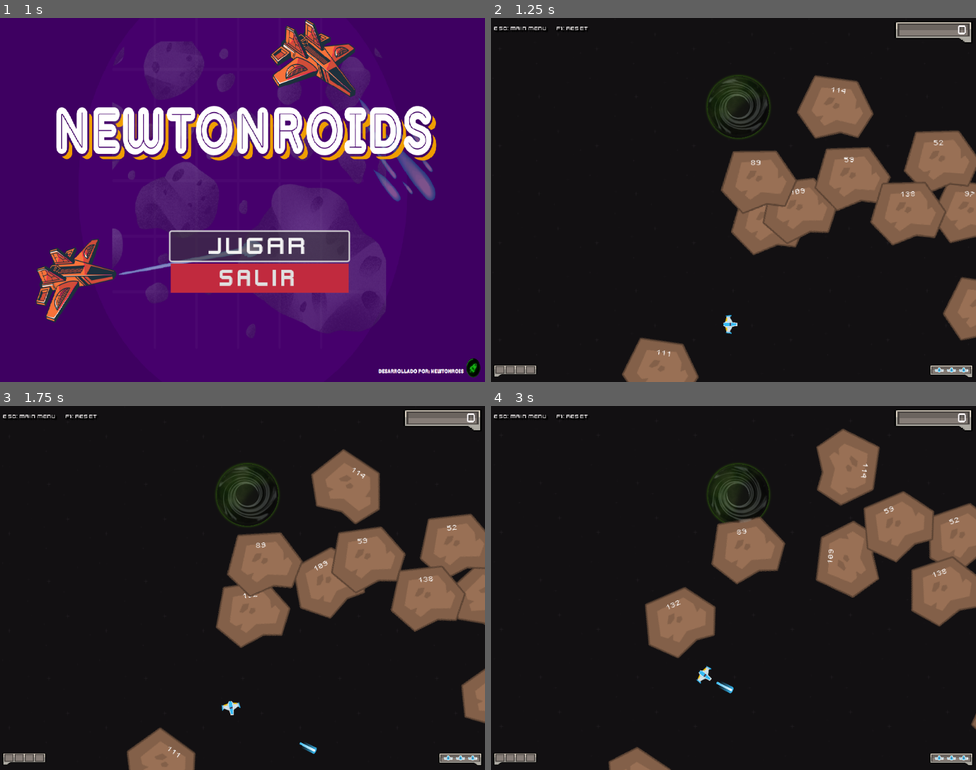
Above: before the commit, frames 1-4 (two rows, left to right).
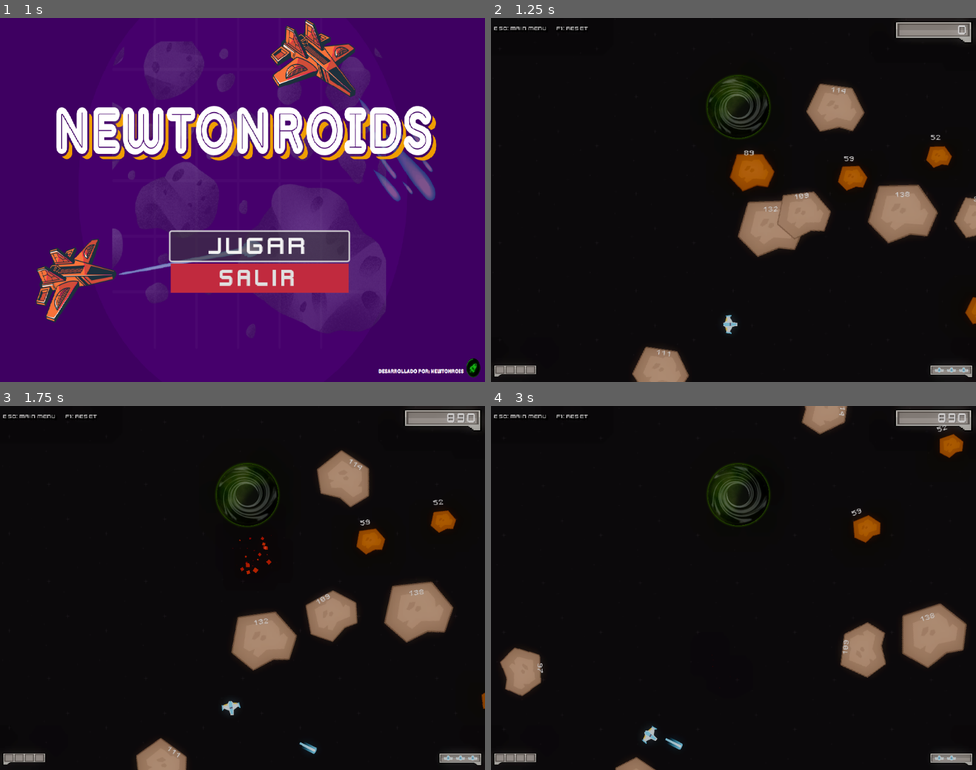
Above: after the commit, the same moments.

Repository: Francisco-Tovar/NewtonRoids
Game: Godot game, scene res://scenes/menu.tscn
Same seed, same stepped clock (60 frames per second), same inputs: the game is played once before the commit and once after it.
Inputs (mouse positions are in pixels of both pictures, inside the frame that each line leads up to):
- Up to frame 1 (1 s): click "Jugar" at 0.5 s
- Up to frame 2 (1.25 s): no input
- Up to frame 3 (1.75 s): move the mouse to (349, 569) at 1.27 s; hold Right (right) from 1.28 s (still down); tap Space (shoot) at 1.35 s
- Up to frame 4 (3 s): move the mouse to (636, 606) at 2.02 s; release Right (right) at 2.03 s; hold Left (left) 2.03-2.78 s; tap Space (shoot) at 2.1, 2.85 s; move the mouse to (782, 507) at 2.77 s; hold Right (right) from 2.78 s (still down)

Frame 1 is identical in both runs. In frame 2, 13% of the frame differs, in the area x 0-100%, y 1-100%; in frame 3, 16%; in frame 4, 18%, in the area x 0-100%, y 0-100%.
Error before the commit: Invalid assignment of property or key 'x' with value of type 'Vector2' on a base object of type 'Vector2'. (res://scripts/asteroid.gd:90)

Commit message:
Tovar (#12)
* tovar

ui lives and asteroids changes
game over

* explosions

Diff:
--- /dev/null
+++ b/scenes/ExplodeNode.tscn
@@ -0,0 +1,14 @@
+[gd_scene load_steps=3 format=3 uid="uid://dgj4f8euxeock"]
+
+[ext_resource type="Script" uid="uid://etxpd48c2p6x" path="res://scripts/explode.gd" id="1_0lenp"]
+
+[sub_resource type="CanvasItemMaterial" id="CanvasItemMaterial_1i16a"]
+resource_local_to_scene = true
+particles_animation = true
+particles_anim_h_frames = 1
+particles_anim_v_frames = 1
+particles_anim_loop = false
+
+[node name="explodesprite" type="Node2D"]
+material = SubResource("CanvasItemMaterial_1i16a")
+script = ExtResource("1_0lenp")
--- a/scenes/asteroid.tscn
+++ b/scenes/asteroid.tscn
@@ -4,8 +4,8 @@
 [ext_resource type="Texture2D" uid="uid://xs7p6pjo0hw6" path="res://assets/PNG/Meteors/meteorBrown_big1.png" id="1_akfqu"]
 [ext_resource type="FontFile" uid="uid://bktgvfiu6l3en" path="res://assets/Fonts/PixelOperator8.ttf" id="3_t4se3"]
 
-[sub_resource type="CircleShape2D" id="CircleShape2D_6mo6b"]
-radius = 16.0312
+[sub_resource type="CircleShape2D" id="CircleShape2D_t4se3"]
+radius = 42.107
 
 [node name="Asteroid" type="Area2D" groups=["Asteroid"]]
 script = ExtResource("1_6mo6b")
@@ -14,10 +14,6 @@
 texture = ExtResource("1_akfqu")
 
 [node name="Timer" type="Timer" parent="."]
-
-[node name="CollisionShape2D" type="CollisionShape2D" parent="."]
-position = Vector2(-1, -1)
-shape = SubResource("CircleShape2D_6mo6b")
 
 [node name="MassLabel" type="Label" parent="."]
 offset_left = -11.0
@@ -28,4 +24,9 @@
 theme_override_font_sizes/font_size = 8
 text = "100"
 
+[node name="CollisionShape2D" type="CollisionShape2D" parent="."]
+position = Vector2(-1, -3)
+scale = Vector2(1, 0.880001)
+shape = SubResource("CircleShape2D_t4se3")
+
 [connection signal="area_entered" from="." to="." method="_on_area_entered"]
--- a/scenes/game.tscn
+++ b/scenes/game.tscn
@@ -16,6 +16,16 @@
 shader = ExtResource("2_57tv2")
 shader_parameter/xSpeed = 0.1
 shader_parameter/ySpeed = 0.1
+
+[sub_resource type="Environment" id="Environment_kvpfn"]
+background_mode = 3
+tonemap_mode = 4
+tonemap_exposure = 2.11
+glow_enabled = true
+glow_intensity = 1.75
+glow_bloom = 0.2
+fog_mode = 1
+fog_density = 1.0
 
 [node name="Juego" type="Node2D"]
 script = ExtResource("1_5xocs")
@@ -77,3 +87,6 @@
 offset_right = 718.345
 offset_bottom = 500.0
 scale = Vector2(0.365, 0.26)
+
+[node name="WorldEnvironment" type="WorldEnvironment" parent="."]
+environment = SubResource("Environment_kvpfn")
--- /dev/null
+++ b/scenes/gpu_particles_2d.tscn
@@ -0,0 +1,47 @@
+[gd_scene load_steps=6 format=3 uid="uid://btopjujcc1gju"]
+
+[sub_resource type="Gradient" id="Gradient_2cmp4"]
+offsets = PackedFloat32Array(0.5, 1)
+colors = PackedColorArray(1, 1, 1, 1, 1, 1, 1, 0)
+
+[sub_resource type="GradientTexture1D" id="GradientTexture1D_a5wyd"]
+gradient = SubResource("Gradient_2cmp4")
+
+[sub_resource type="Curve" id="Curve_adabf"]
+_data = [Vector2(0, 1), 0.0, 0.0, 0, 0, Vector2(1, 0), 0.0, 0.0, 0, 0]
+point_count = 2
+
+[sub_resource type="CurveTexture" id="CurveTexture_5x1ae"]
+curve = SubResource("Curve_adabf")
+
+[sub_resource type="ParticleProcessMaterial" id="ParticleProcessMaterial_lx87o"]
+lifetime_randomness = 0.49
+particle_flag_disable_z = true
+emission_shape = 1
+emission_sphere_radius = 100.24
+angle_min = -82.7
+angle_max = 41.4
+inherit_velocity_ratio = 491.515
+spread = 180.0
+initial_velocity_max = 1000.0
+gravity = Vector3(0, 98, 0)
+scale_min = 5.0
+scale_max = 20.0
+scale_curve = SubResource("CurveTexture_5x1ae")
+color_ramp = SubResource("GradientTexture1D_a5wyd")
+anim_speed_max = 0.36
+turbulence_enabled = true
+turbulence_noise_strength = 3.02
+
+[node name="GPUParticles2D" type="GPUParticles2D"]
+self_modulate = Color(1.75, 0, 0, 1)
+top_level = true
+scale = Vector2(0.135, 0.135)
+emitting = false
+amount = 50
+one_shot = true
+preprocess = 0.35
+speed_scale = 0.75
+explosiveness = 1.0
+randomness = 1.0
+process_material = SubResource("ParticleProcessMaterial_lx87o")
--- a/scripts/asteroid.gd
+++ b/scripts/asteroid.gd
@@ -6,6 +6,7 @@
 @export var rotation_speed: float = 1.0
 @onready var sprite_2d: Sprite2D = $Sprite2D
 
+var explosion = preload("res://scenes/ExplodeNode.tscn")
 var velocity = Vector2.ZERO
 
 func _ready():
@@ -35,6 +36,11 @@
 func get_mass() -> int:
 	return mass
 
+func explode():
+	var _explosion = explosion.instantiate()
+	_explosion.global_position = global_position
+	get_tree().get_current_scene().add_child(_explosion)
+
 func _wrap_around_screen():
 	var screen_size = get_viewport().size
 	if position.x < 0: position.x = screen_size.x
@@ -46,12 +52,13 @@
 	if other.is_in_group("hoyonegro"):
 		SfxExplosion.play()
 		Score.update_score(mass * 10)
+		explode()
 		queue_free()
 	elif other.is_in_group("proyectil"):
-		print("¡Asteroide impactado!")
+		explode()
 		_update_visual()
 	elif other.is_in_group("nave"):
-		print("Asteroid crash!")
+		explode()
 		queue_free()
 	elif other.is_in_group("Asteroid"):
 		# Colisión visual entre asteroides (no daña)
@@ -82,13 +89,13 @@
 func _check_destroy():
 	if mass <= 0:
 		SfxExplosion.play()
+		explode()
 		queue_free()
 
 func _update_visual():
 	var _scale = sprite_2d.scale
 	var perc = (mass * 100)/150
-	sprite_2d.scale.x = _scale * perc/100
-
+	sprite_2d.scale = _scale * perc/100
 	if mass > 90:
 		sprite_2d.self_modulate = Color.WHITE
 	elif mass > 50:
--- /dev/null
+++ b/scripts/explode.gd
@@ -0,0 +1,15 @@
+extends Node2D
+
+var deathParticle = preload("res://scenes/gpu_particles_2d.tscn")
+
+func _ready() -> void:
+	kill()
+
+func kill():
+	var _particle = deathParticle.instantiate()
+	_particle.position  = global_position
+	_particle.rotation = global_rotation
+	_particle.emitting = true
+	get_tree().current_scene.add_child(_particle)
+	await get_tree().create_timer(0.5).timeout
+	queue_free()
--- a/scripts/nave.gd
+++ b/scripts/nave.gd
@@ -15,6 +15,7 @@
 const MAX_POTENCIA = 5.0 # máximo de potencia
 
 var proyectil = preload("res://scenes/proyectil.tscn")
+var explosion = preload("res://scenes/ExplodeNode.tscn")
 @export var fire_rate = 0.2
 var can_fire = true
 var can_move = true
@@ -94,8 +95,15 @@
 		motion = motion.lerp(Vector2(0,0), ACC)
 		position += motion * MOVE_SPEED * delta
 
+func explode():
+	var explosion = explosion.instantiate()
+	explosion.global_position = global_position
+	get_parent().add_child(explosion)
+
 func _on_area_2d_area_entered(other: Area2D) -> void:
 	if other.is_in_group("hoyonegro"):
+		explode()
+		visible = false;
 		escudo = 0
 		can_move = false
 		lives.SetLives(escudo)
@@ -111,6 +119,8 @@
 		other.push_from_impact(direction, 50.0)
 	sfx_ship_crash.play()
 	if escudo <= 0:
+		visible  = false;
+		explode()
 		can_move = false
 		await get_tree().create_timer(1.0).timeout
 		get_tree().change_scene_to_file("res://scenes/GameOver.tscn")
Not shown: 1 places in scenes/game.tscn that only renumber resources
Not shown, added: scripts/explode.gd.uid
